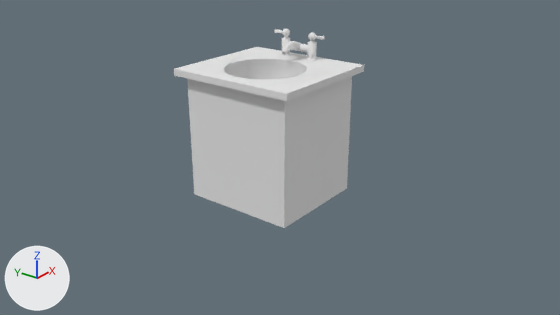
The Blender file Assets/models/floor_2/bathroom_e/sink.blend: old version first, new version second.
The view is the same before and after, from the file's camera 'Camera'. The axes (+X, +Y, +Z) are drawn at lower left. The lights are the same throughout.

Objects in the first picture: 'base.001', 'basin', 'top'.
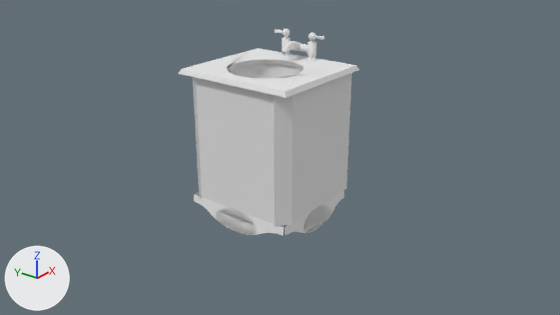
The change, as a list of edits to the scene's bpy script:
```text
Change me_mesh:
    used by ob_top; parent = ob_sink; location = (-2.0, 3.25, 3.0); rotation_euler = (0.0, 0.0, 1.571), in degrees (0, 0, 90); scale = (0.875, 0.875, 1.0)
    remove me_mesh.from_pydata(...)  # 110 vertices, 163 faces; spans x -1.42..1.43, y -1.47..1.15, z -0.12..0.0
    add me_mesh.from_pydata(...)  # 110 vertices, 163 faces; spans x -1.35..1.36, y -1.41..1.09, z -0.12..0.0
    me_mesh part 2: 103 of 110 vertices moved; they spanned x -1.42..1.43, y -1.47..1.15, z -0.12..0.0 and now span x -1.35..1.36, y -1.41..1.09, z -0.12..0.0; mean shift (0.0, 0.0, 0.0); largest move (1.43, -1.46, 0.0) -> (1.31, -1.35, 0.0)
Change me_cube_012:
    where me_cube_012.from_pydata(...)  # 8 vertices, 4 faces; spans x -1.0..1.0, y -1.0..1.0, z -1.0..1.0
    used by ob_base_001; parent = ob_sink; location = (-1.85, 3.25, 1.733); scale = (1.0, 1.08, 1.17)
    verts and faces of me_cube_012; kept vertices keep their numbers, new ones are numbered from 8
    me_cube_012 part 1
    add delete_vertices([0, 1, 2, 4, 5, 6])  # with the faces that use them
    add verts[8] = (1.0, 0.0, -1.0)
    add verts[9] = (-1.0, 0.0, -1.0)  # pixel (236, 210)
    add verts[10] = (-0.79, -1.0, -1.0)  # pixel (291, 223)
    add verts[11] = (-1.0, -0.81, -1.0)  # pixel (274, 224)
    add verts[12] = (0.99, -1.0, -1.0)  # pixel (346, 188)
    add for new, old in zip([*range(13, 18)], [*range(8, 13)]): verts[new] = verts[old] + (0.0, 0.0, 2.0)
    add faces += [(3, 8, 13, 7), (9, 11, 16, 14), (10, 12, 17, 15)]
Add me_cube:
    me_cube.from_pydata([(-5.56, -7.42, 0.45), (-6.97, -6.01, 0.45), (-6.63, -5.75, 0.45), (-5.26, -7.1, 0.45), (-5.56, -7.42, 2.45), (-6.97, -6.01, 2.45), (-6.63, -5.75, 2.45), (-5.26, -7.1, 2.45)], [], [(4, 5, 1, 0), (5, 6, 2, 1), (7, 4, 0, 3)])
    me_cube.materials.append(mat_sink)  # its picture is missing
Change ob_top:
    ob_top.scale: (0.875, 0.875, 1.0) -> (0.875, 0.875, 0.716)
Change ob_base_001:
    remove ob_base_001.parent = ob_sink
    remove ob_base_001.matrix_parent_inverse = Matrix(((1.0, 0.0, 0.0, 2.0), (0.0, 1.0, 0.0, -3.25), (0.0, 0.0, 1.0, -3.0), (0.0, 0.0, 0.0, 1.0)))
    ob_base_001.location: (-1.85, 3.25, 1.733) -> (0.146, 0.0, 1.733)
    add _m = ob_base_001.modifiers.new('Mirror', 'MIRROR')
    add _m.use_axis = (False, True, False)
Add ob_beziercurve:
    ob_beziercurve = bpy.data.objects.new('BezierCurve', me_mesh_001)  # 96 vertices, 92 faces; spans x -0.9..0.9, y -0.26..0.15, z 0.0; in mat_sink (its picture is missing)
    ob_beziercurve.location = (-0.88, 0.0, 0.42)
    ob_beziercurve.rotation_euler = (1.745, 0.0, 1.571)  # degrees (100, 0, 90)
    ob_beziercurve.scale = (1.2, 1.0, 1.0)
Add ob_beziercurve_001:
    ob_beziercurve_001 = bpy.data.objects.new('BezierCurve.001', me_mesh_002)  # 96 vertices, 92 faces; spans x -0.9..0.9, y -0.26..0.15, z 0.0; in mat_sink (its picture is missing)
    ob_beziercurve_001.location = (0.1, -1.1, 0.42)
    ob_beziercurve_001.rotation_euler = (1.396, 0.0, 0.0)  # degrees (80, 0, 0)
    ob_beziercurve_001.scale = (1.05, 1.0, 1.0)
Add ob_cube:
    ob_cube = bpy.data.objects.new('Cube', me_cube)  # modifiers MIRROR
    ob_cube.location = (0.15, 0.0, 0.03)
    ob_cube.scale = (0.15, 0.15, 1.18)
```

Where the change shows, as pixel boxes [x1, y1, x2, y2] in the pictures (560 x 315 px):
'base.001', reshaped, moved, modifiers changed: before [187, 76, 352, 228]; after [196, 73, 352, 224]
'top', reshaped, rescaled (7% shorter): before [174, 47, 364, 101]; after [178, 48, 360, 98]
'Cube', added: after [192, 77, 293, 226]
'BezierCurve', added: after [194, 194, 284, 236]
'BezierCurve.001', added: after [284, 191, 345, 235]
